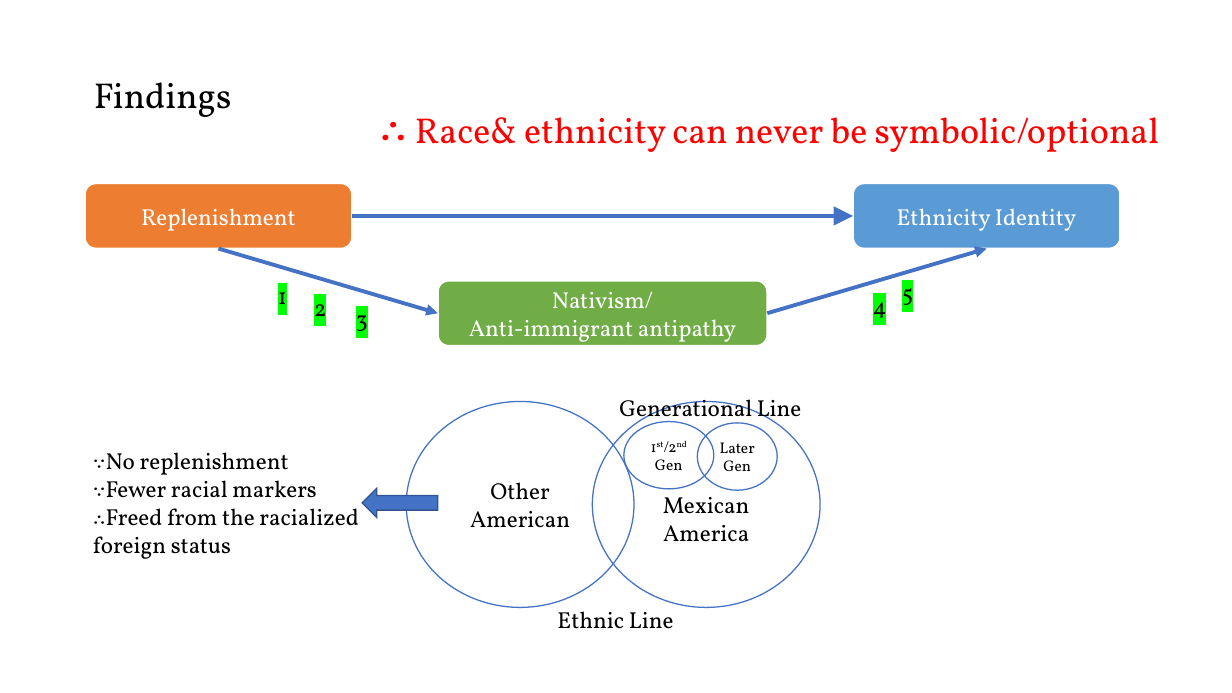
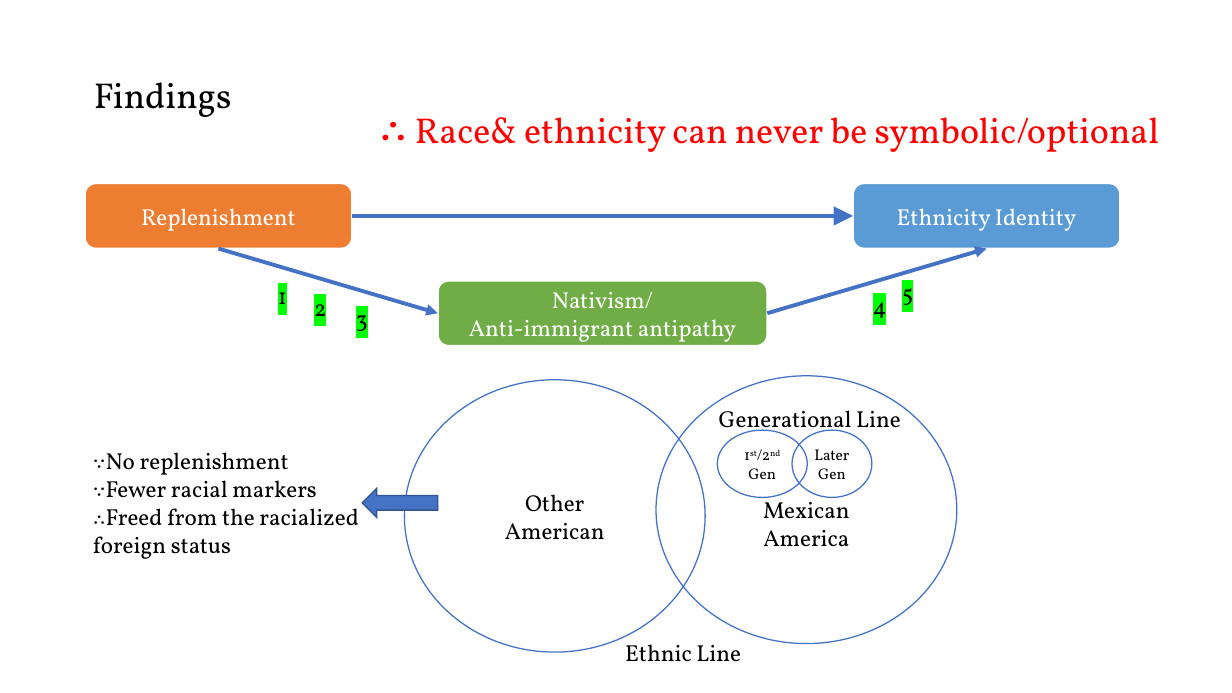
Before and after one commit to meeteliza/profile-vCard-light, a slide deck: slide 8 of assets/ppt/SSpre-ZhangWei.pptx. Drawn at 1232x693 pixels with LibreOffice and Linux fonts; fonts in the diff are those of the drawing. Boxes give left, top, right and bottom in pixels: in the first picture for what was removed or moved away, otherwise in the second. Text is boxed around its words. In the diff, an @@ line names an element or a change of style, - is before the commit and + after.

```diff
--- a/assets/ppt/SSpre-ZhangWei.pptx
+++ b/assets/ppt/SSpre-ZhangWei.pptx
@@ ellipse "Other": place and size @@
-ellipse "Other" at bbox=[407, 401, 634, 607]
+ellipse "Other" at bbox=[405, 380, 706, 653]
@@ ellipse "Mexican": place and size @@
-ellipse "Mexican" at bbox=[592, 401, 820, 607]
+ellipse "Mexican" at bbox=[656, 376, 958, 644]
@@ text "Generational Line" rewrapped from bbox=[619, 399, 802, 427] to bbox=[719, 404, 901, 437] @@
@@ ellipse "1st/2nd Gen": place and size @@
-ellipse "1st/2nd Gen" at bbox=[624, 421, 714, 489]
+ellipse "1st/2nd Gen" at bbox=[717, 430, 807, 497]
@@ ellipse "Later": place and size @@
-ellipse "Later" at bbox=[698, 423, 777, 491]
+ellipse "Later" at bbox=[792, 430, 872, 497]
@@ text "Ethnic Line": place and size @@
-text "Ethnic Line" at bbox=[557, 611, 674, 629]
+text "Ethnic Line" at bbox=[625, 644, 741, 662]
```
Also in this commit, not shown: 2 other slides changed, 8 other files.
